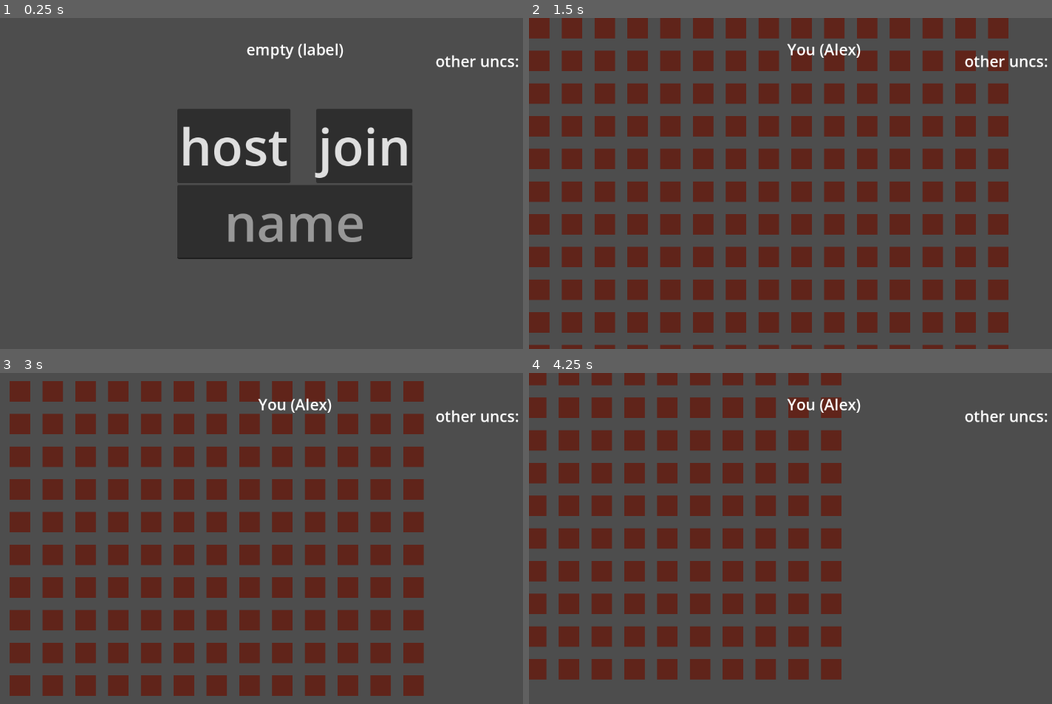
Above: before the commit, frames 1-4 (two rows, left to right).
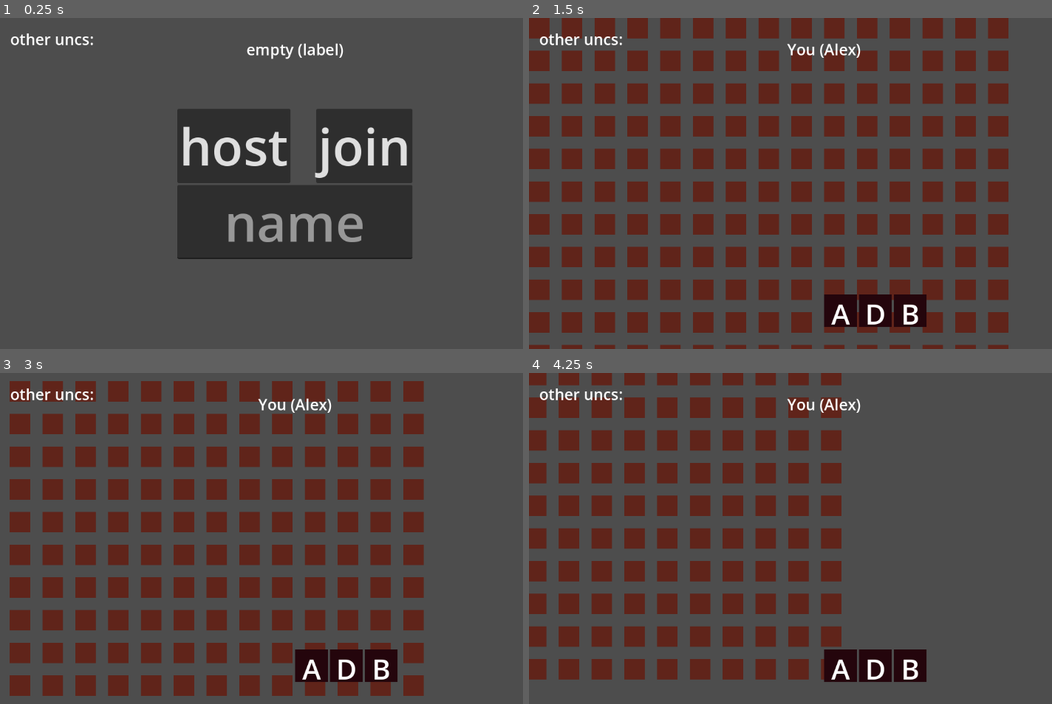
Above: after the commit, the same moments.

Repository: generallyy/bananagrams
Game: Godot game, scene res://scenes/Main.tscn
Same seed, same stepped clock (60 frames per second), same inputs: the game is played once before the commit and once after it.
Inputs (mouse positions are in pixels of both pictures, inside the frame that each line leads up to):
- Up to frame 1 (0.25 s): no input
- Up to frame 2 (1.5 s): click (821, 223) at 0.52 s; type "Alex" at 0.6 s; click "host" at 1.25 s
- Up to frame 3 (3 s): tap Enter at 2 s; move the mouse to (423, 521) at 2.02 s; click (423, 521) at 2.17 s; tap Space at 2.75 s; drag from (177, 555) to (10, 382) at 2.77 s
- Up to frame 4 (4.25 s): tap Enter at 3.5 s; move the mouse to (884, 465) at 3.52 s; click (884, 465) at 3.67 s

The runs differ from the first frame. In frame 1, 0.4% of the frame differs, in the area x 1-100%, y 4-15%; in frame 2, 2.3%, in the area x 1-100%, y 4-94%; in frame 3, 2.3%; in frame 4, 2.3%.

Commit message:
TileRack
ummm created tile rack that can have pieces. lots of issues though:
- tiles disappear when you click them, and no one knows where they go...
- there is more. networking problems, things crashing. not sure what's causing it but multiplayer is going downhill. we'll see tomorrow.
lowkeu that's it. but i've changed a LOT of nodes to be control or node2d, and it kinda yucks me out, but whatever. cheers.

Diff:
--- a/scenes/Main.tscn
+++ b/scenes/Main.tscn
@@ -33,6 +33,7 @@
 player_scene = ExtResource("2_bosci")
 
 [node name="Player" parent="." instance=ExtResource("2_bosci")]
+layout_mode = 1
 
 [node name="Start Menu" type="CenterContainer" parent="."]
 texture_filter = 1
@@ -62,26 +63,22 @@
 alignment = 1
 max_length = 10
 
-[node name="RightPanel" type="VBoxContainer" parent="."]
+[node name="PeersPanel" type="VBoxContainer" parent="."]
 layout_mode = 1
-anchors_preset = 1
-anchor_left = 1.0
-anchor_right = 1.0
-offset_left = -301.925
-offset_top = 62.8
-offset_right = -103.923
-offset_bottom = 102.8
-grow_horizontal = 0
+offset_left = 20.0
+offset_top = 20.0
+offset_right = 218.695
+offset_bottom = 59.0
 
-[node name="Label" type="Label" parent="RightPanel"]
+[node name="Label" type="Label" parent="PeersPanel"]
 layout_mode = 2
 text = "other uncs:"
 
-[node name="MarginContainer" type="MarginContainer" parent="RightPanel"]
+[node name="MarginContainer" type="MarginContainer" parent="PeersPanel"]
 layout_mode = 2
 theme_override_constants/margin_left = 40
 
-[node name="PanelNames" type="VBoxContainer" parent="RightPanel/MarginContainer"]
+[node name="PanelNames" type="VBoxContainer" parent="PeersPanel/MarginContainer"]
 layout_mode = 2
 theme = SubResource("Theme_ggpal")
 theme_override_constants/separation = 20
--- a/scenes/PlayerBoard.tscn
+++ b/scenes/PlayerBoard.tscn
@@ -1,8 +1,7 @@
-[gd_scene load_steps=4 format=3 uid="uid://erjjtd0lijub"]
+[gd_scene load_steps=3 format=3 uid="uid://erjjtd0lijub"]
 
 [ext_resource type="Script" path="res://scripts/PlayerBoard.gd" id="1_pjiff"]
 [ext_resource type="PackedScene" uid="uid://ctdxwxyed58yt" path="res://scenes/Cell.tscn" id="2_jjymn"]
-[ext_resource type="PackedScene" uid="uid://b7wwg2dlct326" path="res://scenes/Tile.tscn" id="2_qp6bm"]
 
 [node name="PlayerBoard" type="Node2D"]
 z_index = -1
@@ -13,6 +12,4 @@
 
 [node name="BoardLayer" type="Node2D" parent="ZoomContainer"]
 
-[node name="Tile" parent="ZoomContainer/BoardLayer" instance=ExtResource("2_qp6bm")]
-
 [node name="GridCells" type="Node2D" parent="ZoomContainer/BoardLayer"]
--- a/scenes/Tile.tscn
+++ b/scenes/Tile.tscn
@@ -1,18 +1,33 @@
-[gd_scene load_steps=3 format=3 uid="uid://b7wwg2dlct326"]
+[gd_scene load_steps=4 format=3 uid="uid://b7wwg2dlct326"]
 
 [ext_resource type="Script" path="res://scripts/Tile.gd" id="1_r3f4r"]
 
-[sub_resource type="RectangleShape2D" id="RectangleShape2D_gjx3c"]
-size = Vector2(40, 40)
+[sub_resource type="SystemFont" id="SystemFont_b6j20"]
+font_names = PackedStringArray("Andale Mono")
 
-[node name="Tile" type="Area2D"]
+[sub_resource type="LabelSettings" id="LabelSettings_75hb6"]
+font = SubResource("SystemFont_b6j20")
+font_size = 55
+
+[node name="Tile" type="Control"]
+custom_minimum_size = Vector2(64, 64)
+layout_mode = 3
+anchors_preset = 0
+offset_right = 64.0
+offset_bottom = 64.0
 script = ExtResource("1_r3f4r")
 
 [node name="ColorRect" type="ColorRect" parent="."]
-offset_right = 40.0
-offset_bottom = 40.0
+offset_right = 64.0
+offset_bottom = 64.0
 color = Color(0.140141, 0.022391, 0.0483121, 1)
 
-[node name="CollisionShape2D" type="CollisionShape2D" parent="."]
-position = Vector2(20, 20)
-shape = SubResource("RectangleShape2D_gjx3c")
+[node name="CenterContainer" type="CenterContainer" parent="."]
+layout_mode = 0
+offset_right = 64.0
+offset_bottom = 64.0
+
+[node name="Label" type="Label" parent="CenterContainer"]
+layout_mode = 2
+text = "B"
+label_settings = SubResource("LabelSettings_75hb6")
--- /dev/null
+++ b/scenes/TileRack.tscn
@@ -0,0 +1,29 @@
+[gd_scene load_steps=3 format=3 uid="uid://bav8flav72ovb"]
+
+[ext_resource type="Script" path="res://scripts/TileRack.gd" id="1_u6lcx"]
+[ext_resource type="PackedScene" uid="uid://b7wwg2dlct326" path="res://scenes/Tile.tscn" id="2_4u2oi"]
+
+[node name="TileRack" type="Control"]
+layout_mode = 3
+anchors_preset = 7
+anchor_left = 0.5
+anchor_top = 1.0
+anchor_right = 0.5
+anchor_bottom = 1.0
+offset_top = -48.0
+offset_bottom = -48.0
+grow_horizontal = 2
+grow_vertical = 0
+script = ExtResource("1_u6lcx")
+
+[node name="HBoxContainer" type="HBoxContainer" parent="."]
+layout_mode = 0
+offset_right = 20.0
+
+[node name="Tile" parent="HBoxContainer" instance=ExtResource("2_4u2oi")]
+visible = false
+layout_mode = 2
+
+[node name="Tile2" parent="HBoxContainer" instance=ExtResource("2_4u2oi")]
+visible = false
+layout_mode = 2
--- a/scenes/player.tscn
+++ b/scenes/player.tscn
@@ -1,18 +1,31 @@
-[gd_scene load_steps=3 format=3 uid="uid://d0d32oahjs3ed"]
+[gd_scene load_steps=4 format=3 uid="uid://d0d32oahjs3ed"]
 
 [ext_resource type="Script" path="res://scripts/player.gd" id="1_swu3o"]
+[ext_resource type="PackedScene" uid="uid://bav8flav72ovb" path="res://scenes/TileRack.tscn" id="2_miph5"]
 
 [sub_resource type="SceneReplicationConfig" id="SceneReplicationConfig_yjofv"]
 properties/0/path = NodePath(".:position")
 properties/0/spawn = true
 properties/0/replication_mode = 1
 
-[node name="Player" type="Node2D"]
+[node name="Player" type="Control"]
+layout_mode = 3
+anchors_preset = 15
+anchor_right = 1.0
+anchor_bottom = 1.0
+grow_horizontal = 2
+grow_vertical = 2
 script = ExtResource("1_swu3o")
+
+[node name="Label" type="Label" parent="."]
+layout_mode = 0
+offset_right = 40.0
+offset_bottom = 23.0
 
 [node name="MultiplayerSynchronizer" type="MultiplayerSynchronizer" parent="."]
 replication_config = SubResource("SceneReplicationConfig_yjofv")
 
-[node name="Label" type="Label" parent="."]
-offset_right = 40.0
-offset_bottom = 23.0
+[node name="TileRack" parent="." instance=ExtResource("2_miph5")]
+layout_mode = 1
+offset_top = -106.605
+offset_bottom = -106.605
--- a/scripts/Main.gd
+++ b/scripts/Main.gd
@@ -4,15 +4,16 @@
 @export var player_scene: PackedScene
 @onready var start_menu = get_node("Start Menu")
 @onready var top_label = $Label
-@onready var right_panel = $RightPanel/MarginContainer/PanelNames
+@onready var right_panel = $PeersPanel/MarginContainer/PanelNames
 @onready var name_field = get_node("Start Menu/VBoxContainer/NameField")
 @onready var player = $Player
 var player_names = {}
 var next_default_name = 1
 
 
-#func _ready():
+func _ready():
 	#start_menu.visible = true
+	$Player/TileRack.visible = false
 
 func _on_host_pressed():
 	peer.create_server(135)
@@ -32,6 +33,7 @@
 # things that both host and client must do.
 func on_join_setup():
 	start_menu.visible = false
+	$Player/TileRack.visible = true
 	multiplayer.peer_connected.connect(_add_player)
 	multiplayer.peer_disconnected.connect(_on_player_disconnected)
 
--- a/scripts/PlayerBoard.gd
+++ b/scripts/PlayerBoard.gd
@@ -13,9 +13,16 @@
 
 @onready var grid_root := $ZoomContainer/BoardLayer/GridCells
 @onready var zoom_node := $ZoomContainer
+@onready var tile_rack = get_parent().get_node("TileRack")
 
 func _ready():
 	draw_visible_grid(Vector2i(0, 0), grid_size)
+
+	# THIS IS VERY TEMPORARY OKAY
+	var tile = preload("res://scenes/Tile.tscn").instantiate()
+	tile_rack.add_tile("A")
+	tile_rack.add_tile("D")
+	tile_rack.add_tile("B")
 
 func draw_visible_grid(center: Vector2i, range: int):
 	queue_free_children(grid_root)
@@ -50,36 +57,31 @@
 		if event.button_index == MOUSE_BUTTON_WHEEL_UP:
 			zoom_level *= 1.1
 			zoom_node.scale = Vector2(zoom_level, zoom_level)
+			return
 		elif event.button_index == MOUSE_BUTTON_WHEEL_DOWN:
 			zoom_level *= 0.9
 			zoom_node.scale = Vector2(zoom_level, zoom_level)
+			return
 
-	# --- START DRAGGING (Pan) ---
-	if event is InputEventMouseButton and event.button_index == MOUSE_BUTTON_LEFT:
-		if event.pressed:
-			# Only pan if not clicking a tile
-			if not is_clicking_tile(event.position):
+		# --- START/STOP DRAGGING ---
+		if event.button_index == MOUSE_BUTTON_LEFT:
+			if event.pressed:
+				if is_clicking_tile():
+					return
 				is_dragging = true
 				drag_start_mouse = event.position
 				drag_start_offset = zoom_node.position
-		else:
-			is_dragging = false
+			else:
+				is_dragging = false
 
 	# --- CONTINUE DRAGGING ---
-	if event is InputEventMouseMotion and is_dragging:
+	elif event is InputEventMouseMotion and is_dragging:
 		var delta = event.position - drag_start_mouse
 		zoom_node.position = drag_start_offset + delta
 
-func is_clicking_tile(pos: Vector2) -> bool:
-	var params = PhysicsPointQueryParameters2D.new()
-	params.position = pos
-	params.collide_with_areas = true
-	params.collide_with_bodies = true
 
-	var space_state = get_world_2d().direct_space_state
-	var result = space_state.intersect_point(params)
-
-	for item in result:
-		if item.collider.is_in_group("draggable_tile"):
+func is_clicking_tile() -> bool:
+	for tile in get_tree().get_nodes_in_group("draggable_tile"):
+		if tile.is_hovered:
 			return true
 	return false
--- a/scripts/Tile.gd
+++ b/scripts/Tile.gd
@@ -1,16 +1,31 @@
-extends Area2D
+# Tile
+extends Control
 
 @export var letter: String = "A"
 
+var is_hovered := false
+var dragging := false
+var offset := Vector2.ZERO
+
 func _ready():
 	add_to_group("draggable_tile")
+	mouse_entered.connect(func(): is_hovered = true)
+	mouse_exited.connect(func(): is_hovered = false)
+		# Optional: update label if you have one
+	if has_node("CenterContainer/Label"):
+		$CenterContainer/Label.text = letter
+	add_to_group("draggable_tile")  # still used to filter clicks on the board
 
-func _get_drag_data(position):
-	return self
 
-func _can_drop_data(position, data):
-	return false
+func _gui_input(event):
+	if event is InputEventMouseButton and event.button_index == MOUSE_BUTTON_LEFT:
+		if event.pressed:
+			dragging = true
 
-func _drop_data(position, data):
-	get_parent().add_child(data)
-	data.position = Vector2.ZERO
+		else:
+			dragging = false
+
+func _process(delta):
+	if dragging:
+		var mouse_pos = get_viewport().get_mouse_position()
+		position = mouse_pos - size / 2  # 🔥 center the tile on the mouse
--- /dev/null
+++ b/scripts/TileRack.gd
@@ -0,0 +1,13 @@
+extends Control
+
+@onready var tile_container = $HBoxContainer
+
+func add_tile(letter: String):
+	var tile = preload("res://scenes/Tile.tscn").instantiate()
+	tile.letter = letter
+	#move_to_front()
+	tile_container.add_child(tile)
+
+func remove_tile(tile: Node):
+	if tile.get_parent() == tile_container:
+		tile_container.remove_child(tile)
--- a/scripts/player.gd
+++ b/scripts/player.gd
@@ -1,4 +1,4 @@
-extends Node2D
+extends Control
 
 
 const SPEED = 300.0
